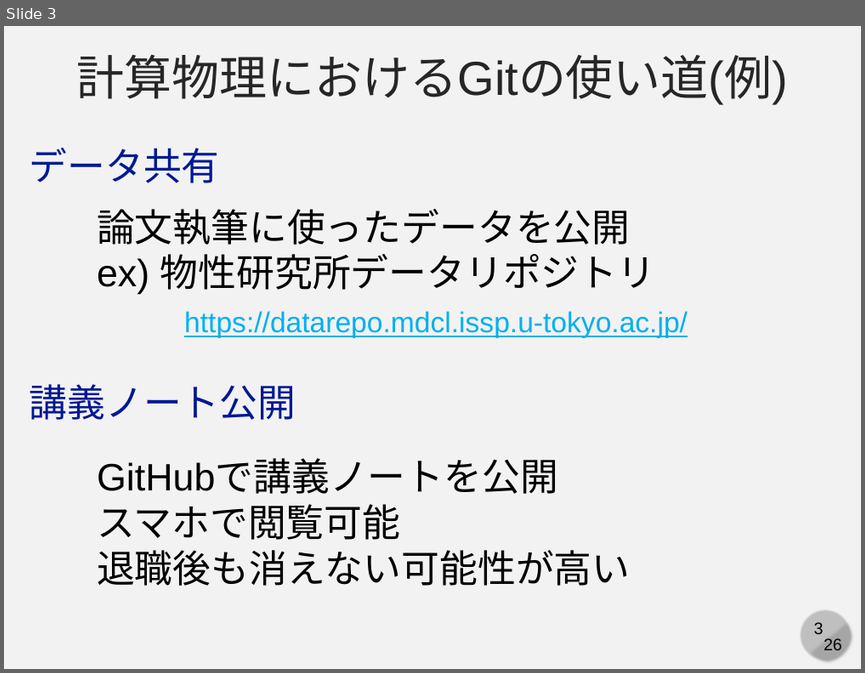
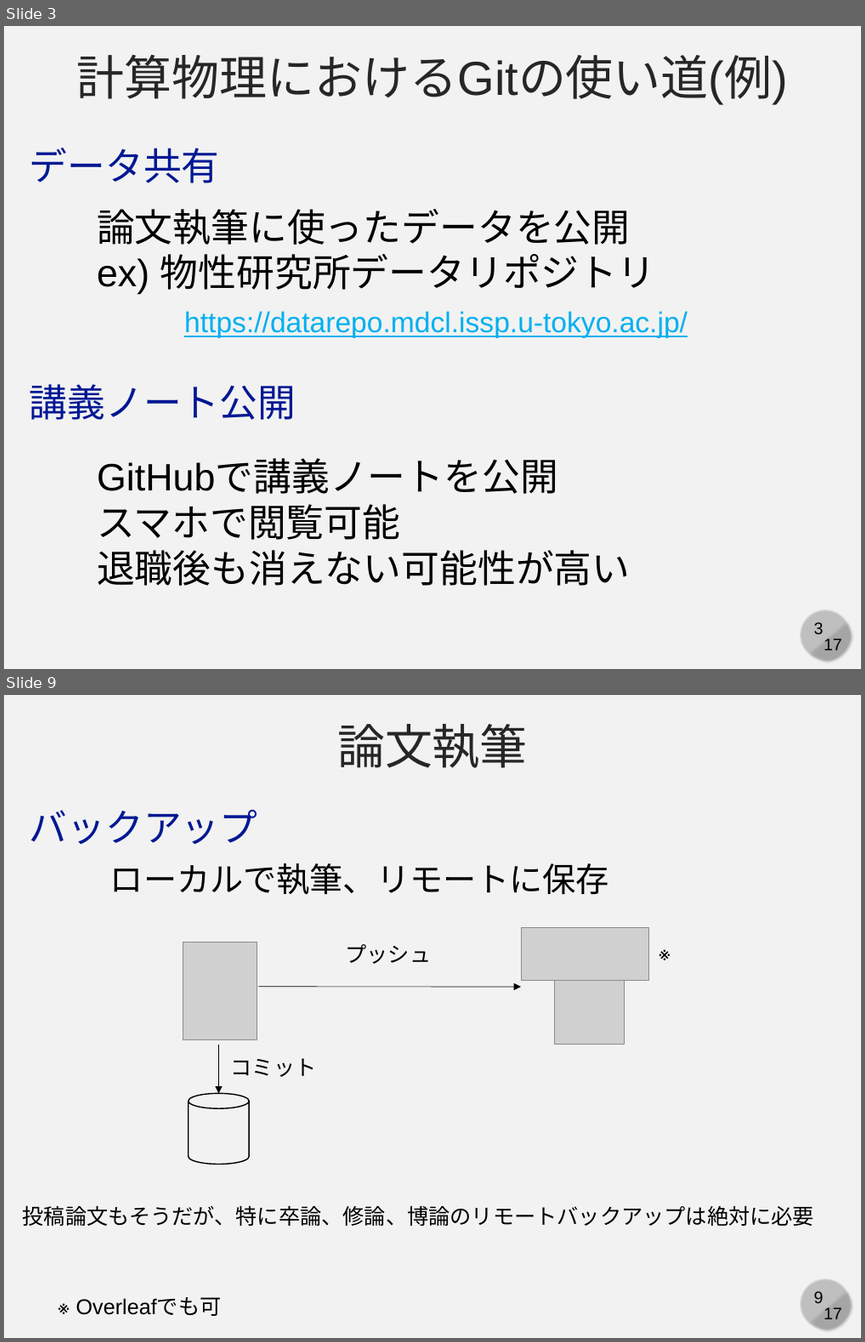
Before and after one commit to cpss2026-git/cpss2026-git.github.io, a slide deck: 01-lecture-git-basic/slides/01-c-compphys.pptx. Shown one above the other, each under a label of ours: slide 3 before the commit, slides 3 and 9 after it; the slides between them are not shown. The pictures are 865x673 and 865x1342 pixels, drawn with LibreOffice and Linux fonts; fonts in the diff are those of the drawing; grey boxes stand for pictures. Boxes give left, top, right and bottom in pixels: in the first picture for what was removed or moved away, otherwise in the second. Text is boxed around its words. In the diff, an @@ line names an element or a change of style, - is before the commit and + after.

```diff
--- a/01-lecture-git-basic/slides/01-c-compphys.pptx
+++ b/01-lecture-git-basic/slides/01-c-compphys.pptx
@@ slide 9 added at [4,695,861,1338], background #F2F2F2; not listed: 4 template elements that a slide beside it also shows @@
@@ text added at [337,724,528,768], 40 pt, text #262626 @@
+論文執筆
@@ text added at [30,810,258,845], 32 pt, text #011893 @@
+バックアップ
@@ text added at [110,863,609,895], 28 pt, text #000000 @@
+ローカルで執筆、リモートに保存
@@ picture added at [183,942,256,1040] @@
@@ text added at [346,944,432,964], 18 pt, text #000000 @@
+プッシュ
@@ picture added at [521,927,649,980] @@
@@ text added at [650,936,688,970], 18 pt, text #000000 @@
+※
@@ picture added at [555,975,624,1043] @@
@@ arrow added from (258, 987) to (521, 987), #000000 0.5 pt @@
@@ arrow added from (219, 1044) to (219, 1094), #000000 0.5 pt @@
@@ text added at [231,1058,317,1077], 18 pt, text #000000 @@
+コミット
@@ cylinder added at [188,1094,249,1163], outline #000000 1 pt @@
@@ text added at [23,1205,814,1225], 18 pt, text #000000 @@
+投稿論文もそうだが、特に卒論、修論、博論のリモートバックアップは絶対に必要
@@ text added at [49,1288,241,1322], 18 pt, text #000000 @@
+※ Overleafでも可
@@ slide 3 changed as well @@
@@ text at [823,638,842,650]: text changed @@
-26
+17
```
Also in this commit, not shown: 4 other slides changed, 11 other slides added.
